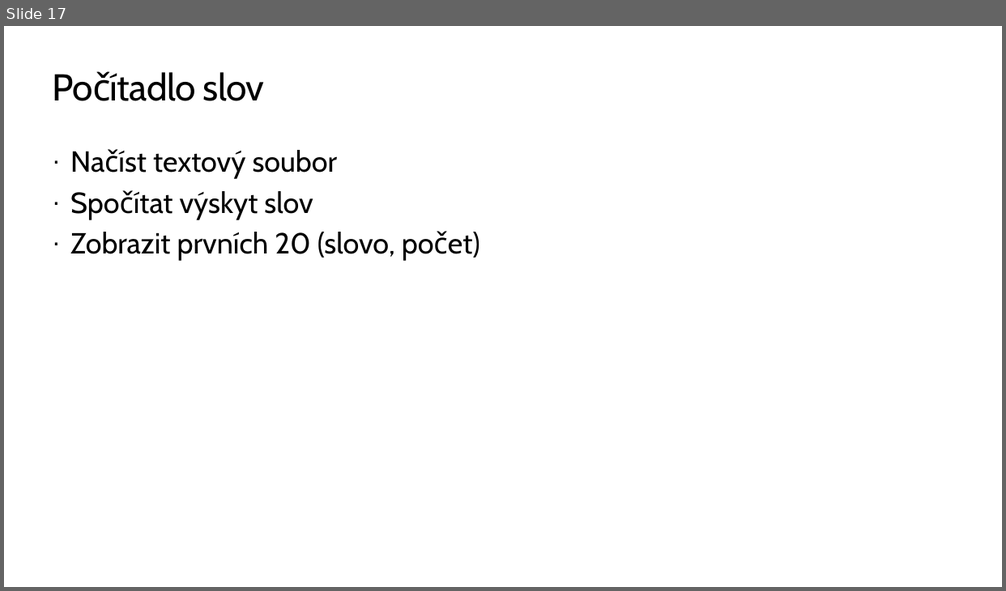
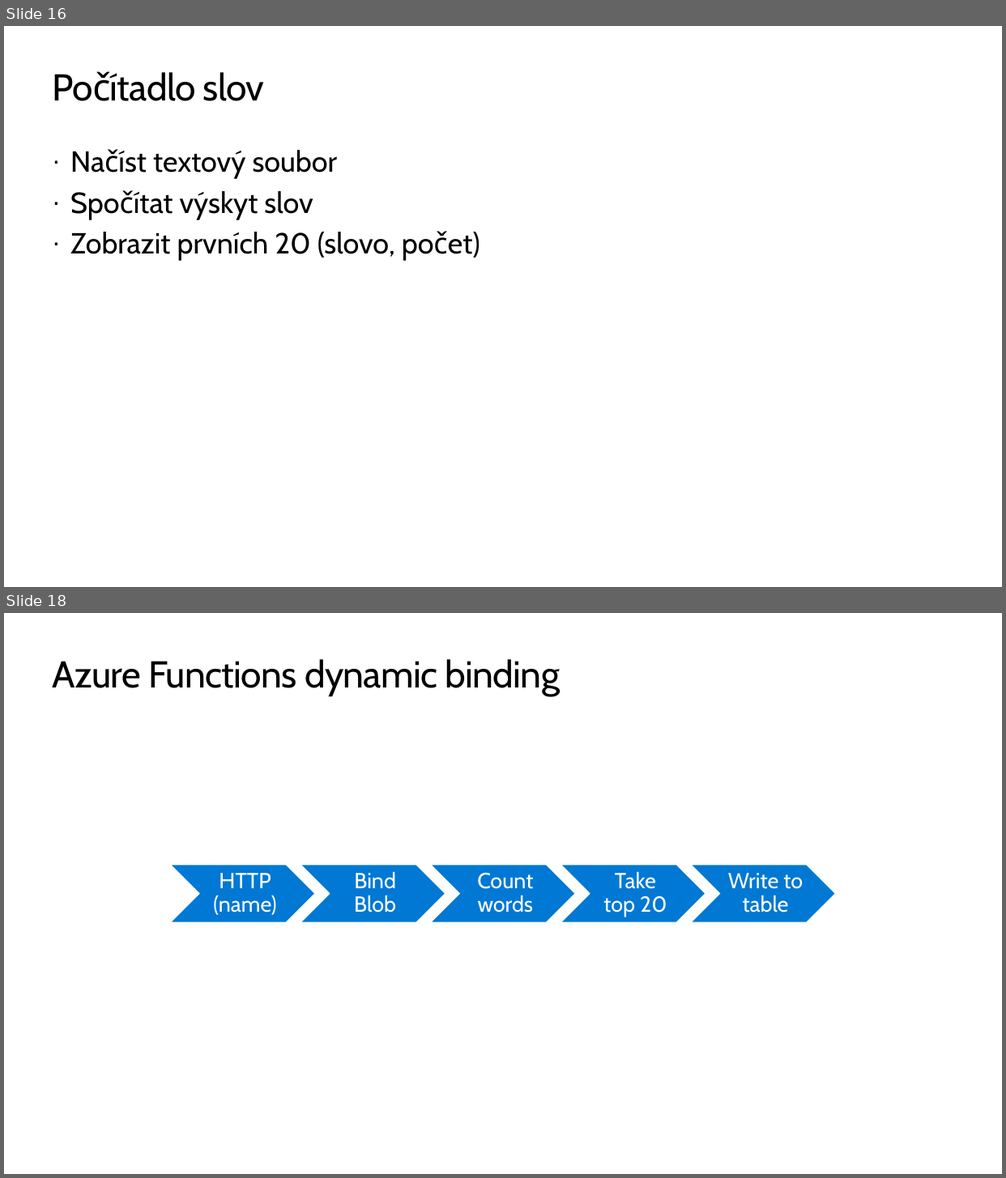
Before and after one commit to skalahonza/VACD2020, a slide deck: slides/Presentation.pptx. Shown one above the other, each under a label of ours: slide 17 before the commit, slides 16 and 18 after it; the slides between them are not shown. The pictures are 1006x591 and 1006x1178 pixels, drawn with LibreOffice and Linux fonts; fonts in the diff are those of the drawing; background and template pictures are left out. Boxes give left, top, right and bottom in pixels: in the first picture for what was removed or moved away, otherwise in the second. Text is boxed around its words. In the diff, an @@ line names an element or a change of style, - is before the commit and + after.

```diff
--- a/slides/Presentation.pptx
+++ b/slides/Presentation.pptx
@@ slide 18 added at [4, 613, 1002, 1174], background #FFFFFF @@
@@ title added at [52, 659, 560, 696], 36 pt, text #000000 @@
+Azure Functions dynamic binding
@@ group added at [170, 865, 836, 922]: 5 chevrons, 5 texts @@
+HTTP (name)
+Bind Blob
+Count words
+Take top 20
+Write to table
@@ what was slide 17 is now slide 16 @@
```
Also in this commit, not shown: 1 slide changed, 1 other slide added.
